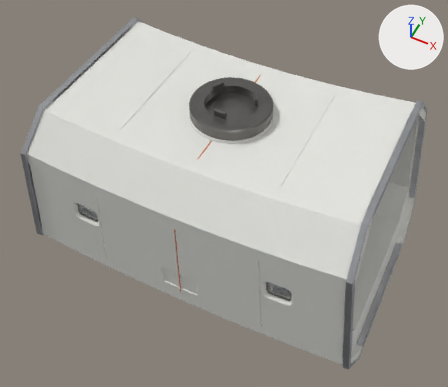
What one commit did to the glTF model models/station/lowpoly/ax_grav_05_ring_hab.glb.
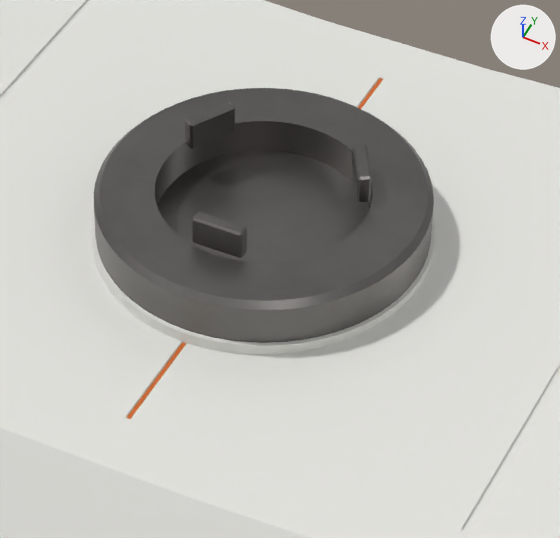
There are two pictures of each version: one whole from a camera (50 mm lens) standing at (3.96, -8.23, 9.68) and looking at (-0.01, -0.3, -0.23), one close up on the part from 37% to 68% of the width and 14% to 49% of the height. Arrows for +X, +Y and +Z are at upper right; the lights stay in place. The last two pictures show the newer version. Vertices at exactly the same position are counted once.

Names of what the first close-up shows: 'hatch_door_1', 'hull', 'spoke_port', 'spoke_port_pedestal', 'spoke_port_petals' and 1 more.
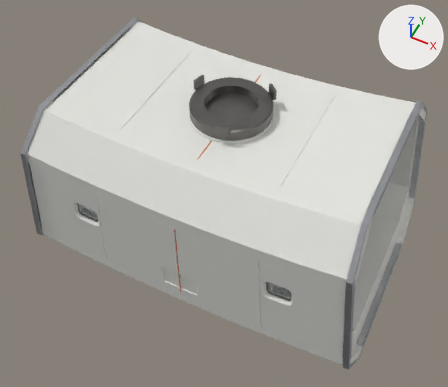
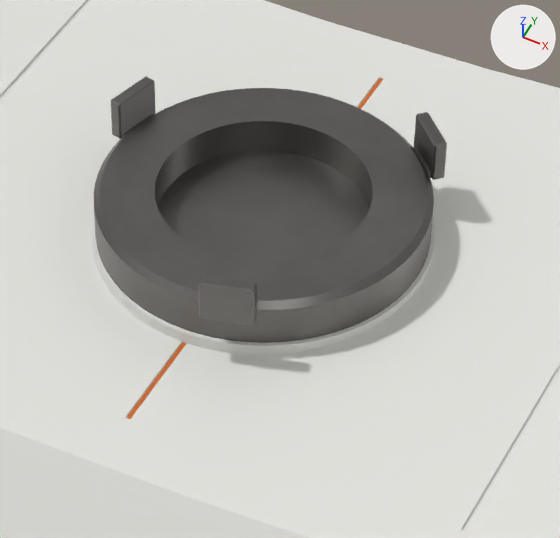
Boxes [x1, y1, x2, y2] around the edits, measured in the close-ups (560 x 538 px):
'spoke_port_petals', reshaped (79% wider, 58% taller)
    before: [185, 101, 372, 258]
    after: [111, 76, 447, 325]

The change in detail:
me_ax_grav_05_ring_hab_spoke_port_petals is used by ob_spoke_port_petals; location (0.0, 0.0, 0.0).
me_ax_grav_05_ring_hab_spoke_port_petals had 72 vertices, 132 faces and spanned x -0.485..0.485, y -0.492..0.352, z 2.053..2.207.
me_ax_grav_05_ring_hab_spoke_port_petals now has 162 vertices, 312 faces and spans x -0.869..0.699, y -0.869..0.699, z 1.963..2.207.
me_ax_grav_05_ring_hab_spoke_port_petals part 1: the whole mesh is rebuilt.
